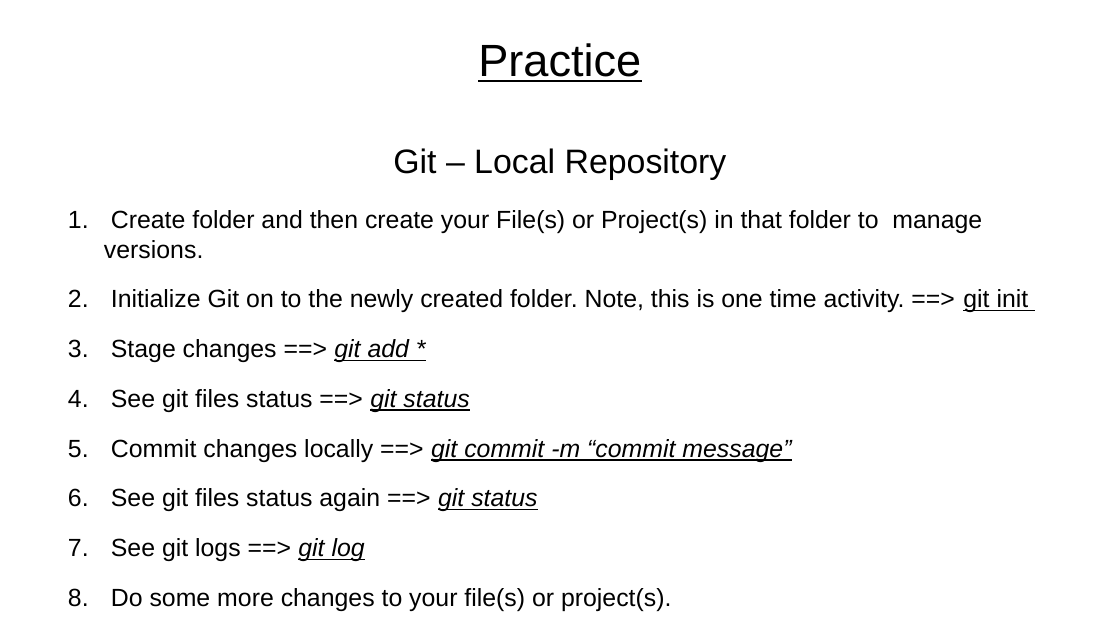
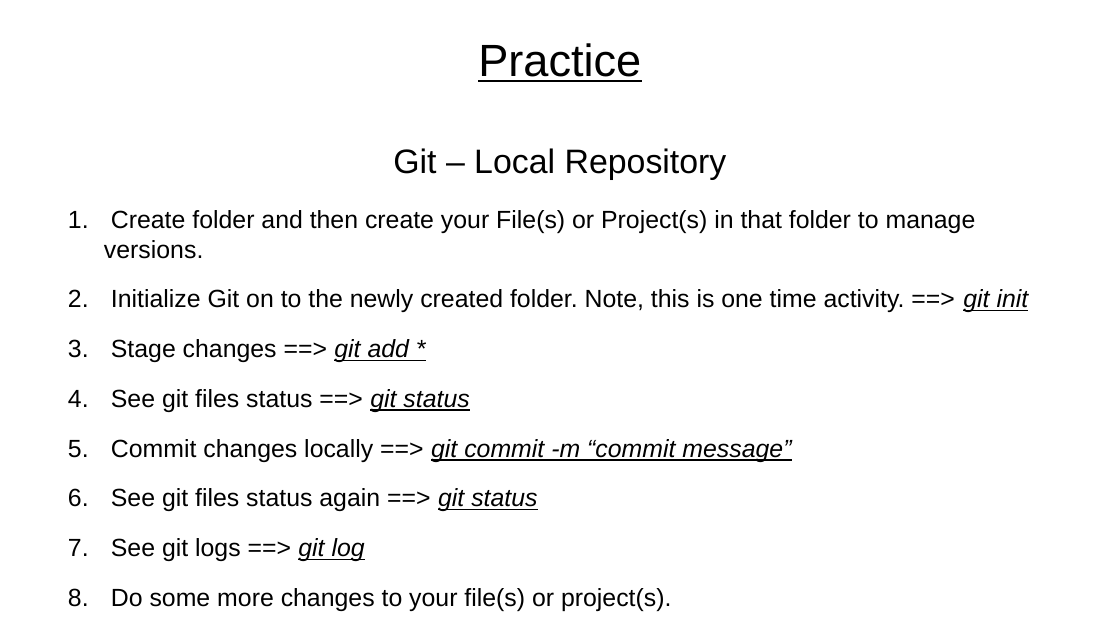
Before and after one commit to rajeshchauhan23102008/documents, a slide deck: slide 15 of src/courses/Javascript - No Theme.odp (slide 13 before the commit). Drawn at 1120x630 pixels with LibreOffice and Linux fonts; fonts in the diff are those of the drawing. Boxes give left, top, right and bottom in pixels: in the first picture for what was removed or moved away, otherwise in the second. Text is boxed around its words. In the diff, an @@ line names an element or a change of style, - is before the commit and + after.

```diff
--- a/src/courses/Javascript - No Theme.odp
+++ b/src/courses/Javascript - No Theme.odp
@@ text at box(111, 289, 1029, 312): italic on in "git init" @@
```
Also in this commit, not shown: 4 other slides changed, 4 slides added, 1 slide removed.
